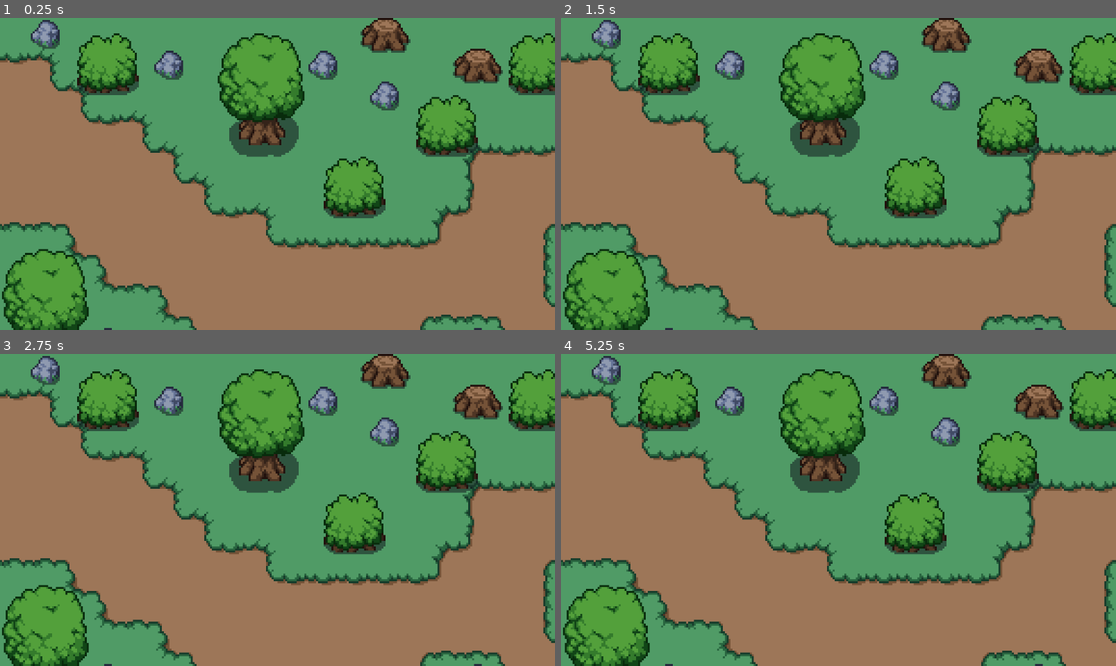
Above: before the commit, frames 1-4 (two rows, left to right).
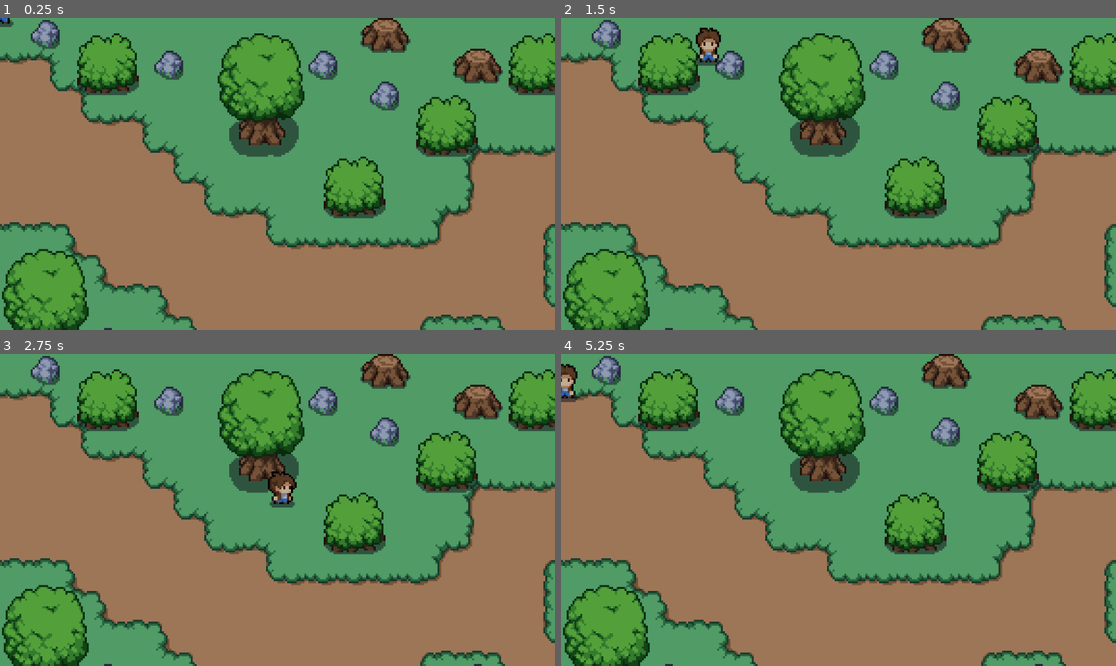
Above: after the commit, the same moments.

Repository: CabulLs/GOJODOG
Game: Godot game, scene res://scenes/world.tscn
The game is run twice, just before and just after one commit, with the same random seed, the same clock (stepped at 60 frames per second) and the same inputs.
Inputs:
- Up to frame 1 (0.25 s): no input
- Up to frame 2 (1.5 s): tap Enter at 0.5 s; hold Right (ui_right) 0.53-1.28 s; hold Down (ui_down) from 1.28 s (still down)
- Up to frame 3 (2.75 s): release Down (ui_down) at 2.03 s; hold Right (ui_right) from 2.03 s (still down)
- Up to frame 4 (5.25 s): release Right (ui_right) at 2.78 s; hold Up (ui_up) 2.78-3.53 s; hold Left (ui_left) 3.53-5.03 s; hold Down (ui_down) from 5.03 s (still down)

The runs differ from the first frame. In frame 1, less than 0.1% of the frame differs, in the area x 0-3%, y 0-3%; in frame 2, 0.5%, in the area x 24-29%, y 3-16%; in frame 3, 0.5%; in frame 4, 0.3%.

Commit message:
bug y sort
...

Diff:
--- a/scenes/player.tscn
+++ b/scenes/player.tscn
@@ -3,9 +3,6 @@
 [ext_resource type="Texture2D" uid="uid://drtsrdbcr1r8v" path="res://art/characters/player.png" id="1_1bot2"]
 [ext_resource type="Script" path="res://scripts/player.gd" id="1_kdon0"]
 
-[sub_resource type="CircleShape2D" id="CircleShape2D_arhq3"]
-radius = 1.70626
-
 [sub_resource type="AtlasTexture" id="AtlasTexture_fcad1"]
 atlas = ExtResource("1_1bot2")
 region = Rect2(0, 384, 48, 48)
@@ -415,20 +412,24 @@
 "name": &"side_walk",
 "speed": 5.0
 }]
+
+[sub_resource type="CircleShape2D" id="CircleShape2D_arhq3"]
+radius = 0.401474
 
 [node name="player" type="CharacterBody2D"]
 position = Vector2(522, 322)
 scale = Vector2(-9.96328, 4.24069)
 script = ExtResource("1_kdon0")
 
-[node name="CollisionShape2D" type="CollisionShape2D" parent="."]
-position = Vector2(29.7091, -15.7993)
-scale = Vector2(1, -2.32965)
-shape = SubResource("CircleShape2D_arhq3")
-
 [node name="AnimatedSprite2D" type="AnimatedSprite2D" parent="."]
-position = Vector2(29.5084, -25.9392)
-scale = Vector2(0.265327, 0.633353)
+position = Vector2(52.3924, -79.4682)
+scale = Vector2(0.100467, 0.221705)
 sprite_frames = SubResource("SpriteFrames_de387")
 animation = &"side_idle"
 frame_progress = 0.150157
+offset = Vector2(0, -15)
+
+[node name="CollisionShape2D" type="CollisionShape2D" parent="."]
+position = Vector2(52.3924, -79.4682)
+scale = Vector2(1, -2.32965)
+shape = SubResource("CircleShape2D_arhq3")
--- a/scenes/world.tscn
+++ b/scenes/world.tscn
@@ -9,33 +9,40 @@
 texture = ExtResource("1_7ew27")
 0:5/size_in_atlas = Vector2i(3, 4)
 0:5/0 = 0
+0:5/0/y_sort_origin = 12
 0:5/0/physics_layer_0/linear_velocity = Vector2(0, 0)
 0:5/0/physics_layer_0/angular_velocity = 0.0
 0:5/0/physics_layer_0/polygon_0/points = PackedVector2Array(1.76777, 12.0208, 9.54594, 11.6673, 11.3137, 19.799, 9.8995, 26.5165, -9.54594, 25.8094, -12.3744, 17.3241, -9.19239, 13.435)
 6:7/size_in_atlas = Vector2i(2, 2)
 6:7/0 = 0
+6:7/0/y_sort_origin = 6
 6:7/0/physics_layer_0/linear_velocity = Vector2(0, 0)
 6:7/0/physics_layer_0/angular_velocity = 0.0
 6:7/0/physics_layer_0/polygon_0/points = PackedVector2Array(13.7886, 13.435, -11.6673, 14.8492, -14.8492, 8.83883, -13.435, 2.82843, 0.353554, -0.353554, 14.4957, 2.82843)
 8:6/size_in_atlas = Vector2i(2, 3)
 8:6/0 = 0
+8:6/0/y_sort_origin = 9
 8:6/0/physics_layer_0/linear_velocity = Vector2(0, 0)
 8:6/0/physics_layer_0/angular_velocity = 0.0
 8:6/0/physics_layer_0/polygon_0/points = PackedVector2Array(5.5, 21.25, -5, 20.75, -6, 18.75, -3, 17, 1.75, 16.5, 6.75, 17.5)
 10:7/size_in_atlas = Vector2i(2, 2)
 10:7/0 = 0
+10:7/0/y_sort_origin = 4
 10:7/0/physics_layer_0/linear_velocity = Vector2(0, 0)
 10:7/0/physics_layer_0/angular_velocity = 0.0
 10:7/0/physics_layer_0/polygon_0/points = PackedVector2Array(9, 10, 2, 8, -4.75, 8, -10.75, 4.75, -8, 1.25, 8, -0.75, 11.5, 3)
 0:0/0 = 0
+0:0/0/y_sort_origin = 3
 0:0/0/physics_layer_0/linear_velocity = Vector2(0, 0)
 0:0/0/physics_layer_0/angular_velocity = 0.0
 0:0/0/physics_layer_0/polygon_0/points = PackedVector2Array(-0.353553, 5.74524, -6.36396, 1.67938, 6.54074, 2.12132)
 0:1/0 = 0
+0:1/0/y_sort_origin = 4
 0:1/0/physics_layer_0/linear_velocity = Vector2(0, 0)
 0:1/0/physics_layer_0/angular_velocity = 0.0
 0:1/0/physics_layer_0/polygon_0/points = PackedVector2Array(5.25, 8, 2, 8, -4.75, 8, -8, 4.75, -8, 2.25, -1.5, 0, 5.75, 2, 8, 4)
 5:0/0 = 0
+5:0/0/y_sort_origin = 4
 5:0/0/physics_layer_0/linear_velocity = Vector2(0, 0)
 5:0/0/physics_layer_0/angular_velocity = 0.0
 5:0/0/physics_layer_0/polygon_0/points = PackedVector2Array(6.45235, 5.92202, -6.0988, 5.92202, -6.0988, 5.65685, -6.36396, 1.67938, 6.45235, 1.76777)
@@ -142,17 +149,22 @@
 sources/2 = SubResource("TileSetAtlasSource_l0ahi")
 
 [node name="world" type="Node2D"]
+y_sort_enabled = true
 position = Vector2(2, 2)
 
 [node name="TileMap" type="TileMap" parent="."]
+y_sort_enabled = true
 position = Vector2(-2, -2)
 tile_set = SubResource("TileSet_mgljx")
 format = 2
 layer_0/name = "ground"
 layer_0/tile_data = PackedInt32Array(0, 1, 0, 65536, 131074, 0, 393216, 131074, 2, 458752, 1, 0, 524288, 1, 0, 589824,  …(4852 unchanged characters)…
 layer_1/name = "cliff"
+layer_1/y_sort_enabled = true
 layer_1/tile_data = PackedInt32Array(524310, 65538, 6, 524311, 131074, 6, 524313, 131074, 6, 524312, 131074, 6, 458774, 327682, 4, 458773, 65538, 6, 393237, 65538, 4, 393238, 131074, 4, 393239, 131074, 4, 393240, 131074, 4, 393241, 131074, 4, 458775, 131074, 5, 458776, 131074, 5, 458777, 131074, 5)
 layer_2/name = "ysort"
+layer_2/y_sort_enabled = true
 layer_2/tile_data = PackedInt32Array(131080, 0, 5, 589825, 0, 5, 327691, 393216, 7, 393239, 524288, 6, 393240, 524288,  …(319 unchanged characters)…
 
 [node name="player" parent="." instance=ExtResource("4_36wwo")]
+position = Vector2(521, 336)
